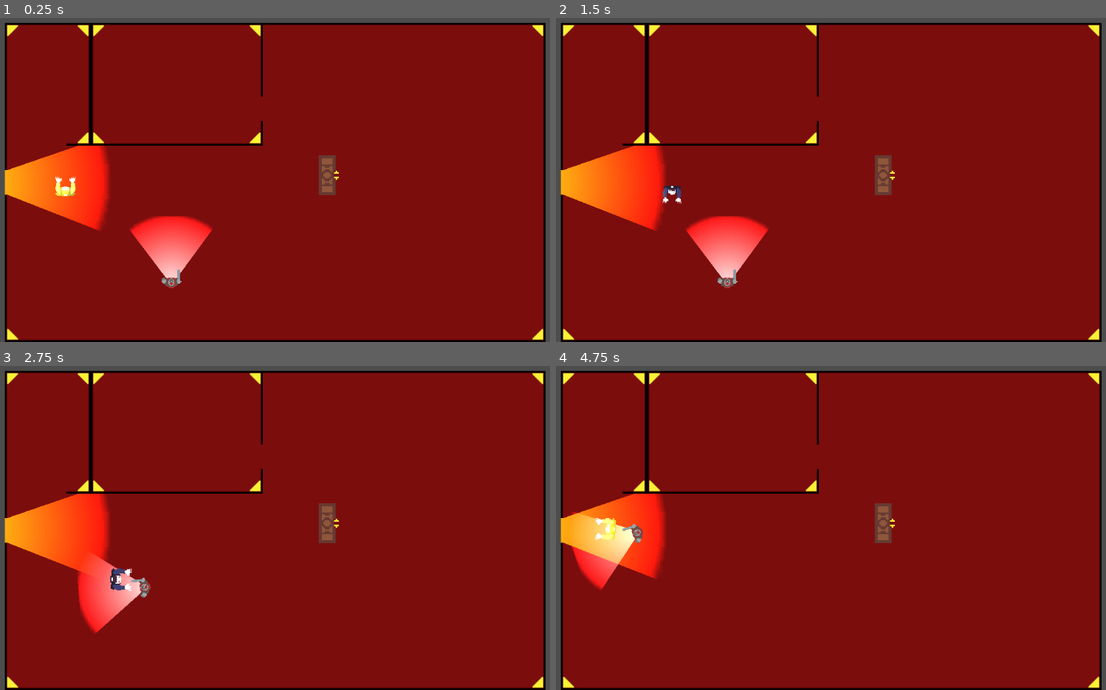
Above: before the commit, frames 1-4 (two rows, left to right).
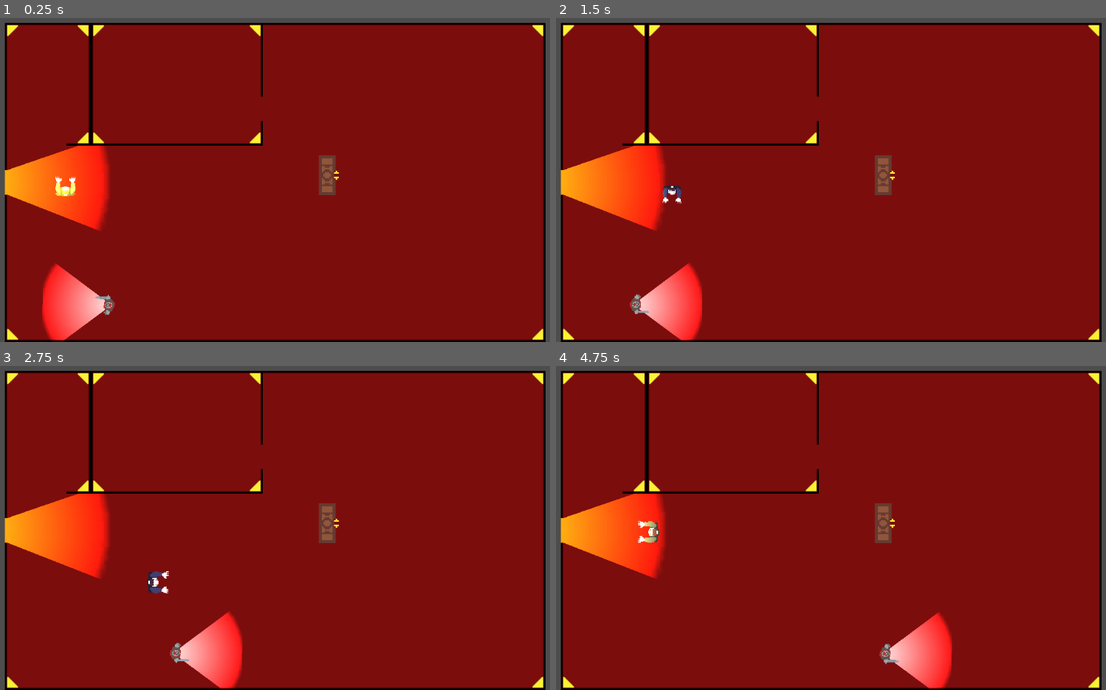
Above: after the commit, the same moments.

Repository: RiosAngel22/TrabajoFinal
Game: Godot game, scene res://escenas/mundo.tscn
The game is run twice, just before and just after one commit, with the same random seed, the same clock (stepped at 60 frames per second) and the same inputs.
Inputs (mouse positions are in pixels of both pictures, inside the frame that each line leads up to):
- Up to frame 1 (0.25 s): no input
- Up to frame 2 (1.5 s): move the mouse to (974, 160) at 0.52 s; hold Right (ui_right) 0.53-1.28 s; tap E (interactuar) at 0.6 s; move the mouse to (726, 192) at 1.27 s; hold Down (ui_down) from 1.28 s (still down); tap Mouse wheel up (rotar+) at 1.35 s
- Up to frame 3 (2.75 s): move the mouse to (346, 450) at 2.02 s; release Down (ui_down) at 2.03 s; hold Right (ui_right) from 2.03 s (still down); tap Mouse wheel down (rotar-) at 2.1 s
- Up to frame 4 (4.75 s): move the mouse to (814, 589) at 2.77 s; release Right (ui_right) at 2.78 s; hold Up (ui_up) 2.78-3.53 s; tap E (interactuar) at 2.85 s; move the mouse to (1023, 573) at 3.52 s; hold Left (ui_left) from 3.53 s (still down); tap Mouse wheel up (rotar+) at 3.6 s; move the mouse to (666, 476) at 4.27 s; tap Mouse wheel down (rotar-) at 4.35 s

The runs differ from the first frame. In frame 1, 3.7% of the frame differs, in the area x 7-39%, y 61-100%; in frame 2, 3.7%; in frame 3, 3.8%, in the area x 14-45%, y 58-100%; in frame 4, 3.8%.

Commit message:
agregada vigilancia de guardias

Diff:
--- a/desarrollo/trabajoFinal/escenas/guardia.gd
+++ b/desarrollo/trabajoFinal/escenas/guardia.gd
@@ -4,21 +4,49 @@
 @export var velocidad = 300.0
 @export var Detector : detector
 
+@export var Punto1 : Marker2D
+@export var Punto2 : Marker2D
+
+var ObjetivoActual : Marker2D
+var ObjetivoSiguiente: Marker2D
 var jugadorEncontrado : CharacterBody2D
 
 func _ready() -> void:
+	ObjetivoActual = Punto1
+	ObjetivoSiguiente = Punto2
+
 	Detector.Detectado.connect(_on_detector_detectado)
 
 func _physics_process(delta: float) -> void:
 	if jugadorEncontrado:
-		velocity = ((jugadorEncontrado.global_position - global_position) * velocidad) * delta
-		global_rotation = lerp(global_rotation,(global_position - jugadorEncontrado.global_position).angle() - 90,1)
+		seguir(delta)
 	else:
-		velocity.x = move_toward(velocity.x, 0, velocidad)
-		velocity.y = move_toward(velocity.y, 0, velocidad)
+		merodear(delta)
 
 	move_and_slide()
 
 
 func _on_detector_detectado(jugador : CharacterBody2D) -> void:
 	jugadorEncontrado = jugador
+
+func merodear(delta:float)->void:
+	var direccion : Vector2
+	var ObjetivoAuxiliar
+
+	direccion = (ObjetivoActual.global_position - global_position).normalized()
+
+	velocity = (direccion * velocidad)
+	look_at(ObjetivoActual.global_position)
+	global_rotation = global_rotation + (PI/180*90)
+
+
+	if global_position.distance_to(ObjetivoActual.global_position) < 5:
+		ObjetivoAuxiliar = ObjetivoActual
+		ObjetivoActual = ObjetivoSiguiente
+		ObjetivoSiguiente = ObjetivoAuxiliar
+
+
+func seguir(delta:float)->void:
+	velocity = ((jugadorEncontrado.global_position - global_position) * velocidad) * delta
+	look_at(jugadorEncontrado.global_position)
+	global_rotation = global_rotation + (PI/180*90)
--- a/desarrollo/trabajoFinal/escenas/mundo.tscn
+++ b/desarrollo/trabajoFinal/escenas/mundo.tscn
@@ -186,5 +186,13 @@
 light_mask = 0
 position = Vector2(95, 226)
 
-[node name="Guardia" parent="." unique_id=1571775218 instance=ExtResource("7_4vydk")]
-position = Vector2(233, 353)
+[node name="Marker2D" type="Marker2D" parent="." unique_id=2070230994]
+position = Vector2(67, 383)
+
+[node name="Marker2D2" type="Marker2D" parent="." unique_id=379291942]
+position = Vector2(645, 386)
+
+[node name="Guardia" parent="." unique_id=1571775218 node_paths=PackedStringArray("Punto1", "Punto2") instance=ExtResource("7_4vydk")]
+position = Vector2(175, 384)
+Punto1 = NodePath("../Marker2D")
+Punto2 = NodePath("../Marker2D2")
